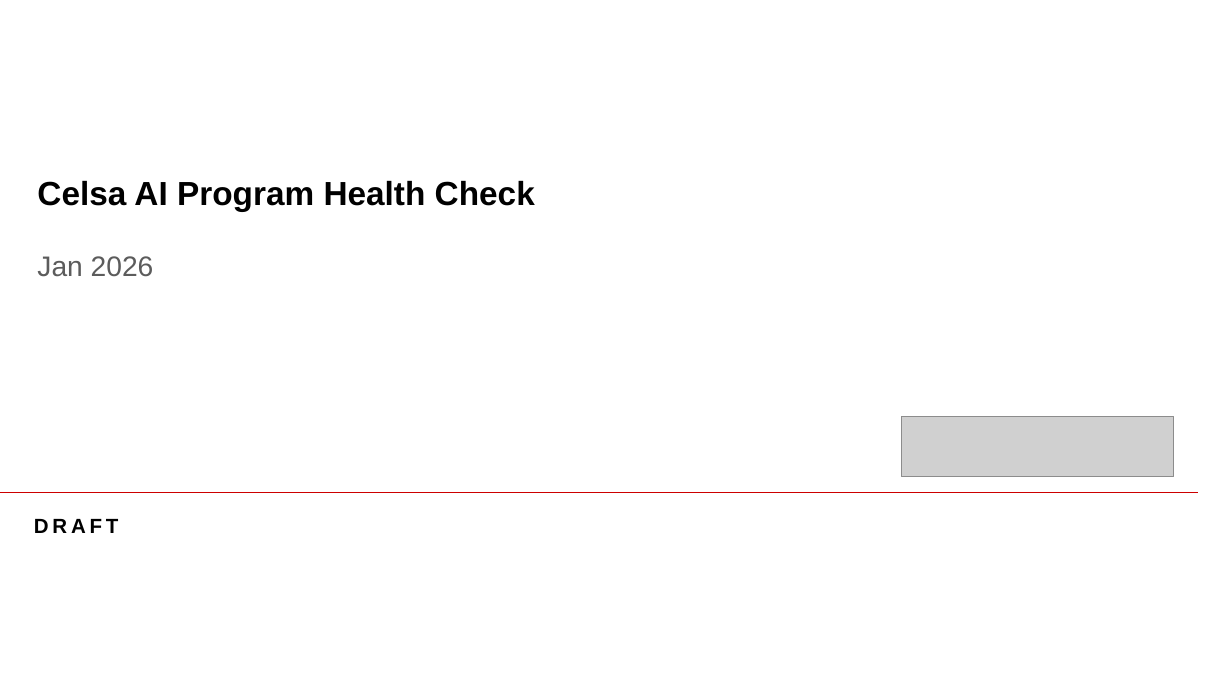
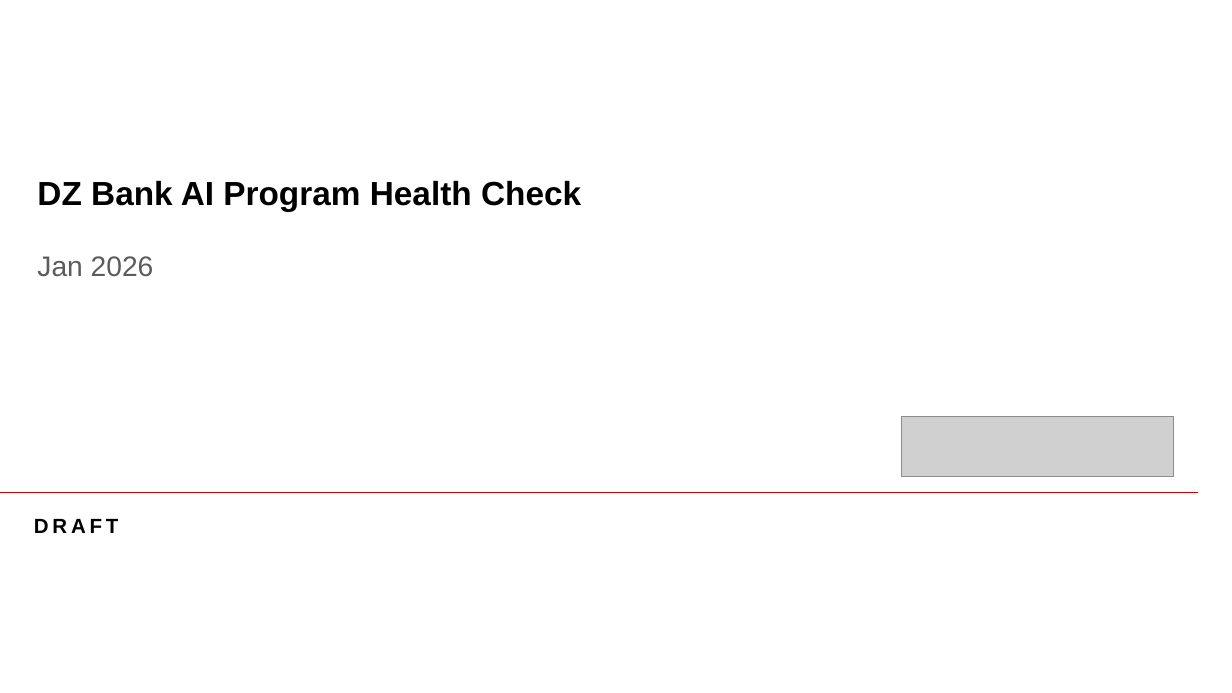
Before and after one commit to prikandhari24/AIHealthCheckpptgenerator, a slide deck: slide 1 of pptgen/outputs/generated_ai_healthcheck.pptx. Drawn at 1232x693 pixels with LibreOffice and Linux fonts; fonts in the diff are those of the drawing; grey boxes stand for pictures; background and template pictures are left out. Boxes give left, top, right and bottom in pixels: in the first picture for what was removed or moved away, otherwise in the second. Text is boxed around its words. In the diff, an @@ line names an element or a change of style, - is before the commit and + after.

```diff
--- a/pptgen/outputs/generated_ai_healthcheck.pptx
+++ b/pptgen/outputs/generated_ai_healthcheck.pptx
@@ title at bbox=[37, 180, 581, 211]: text changed @@
-Celsa AI Program Health Check
+DZ Bank AI Program Health Check
```
Also in this commit, not shown: 2 other slides changed, 8 other files.
